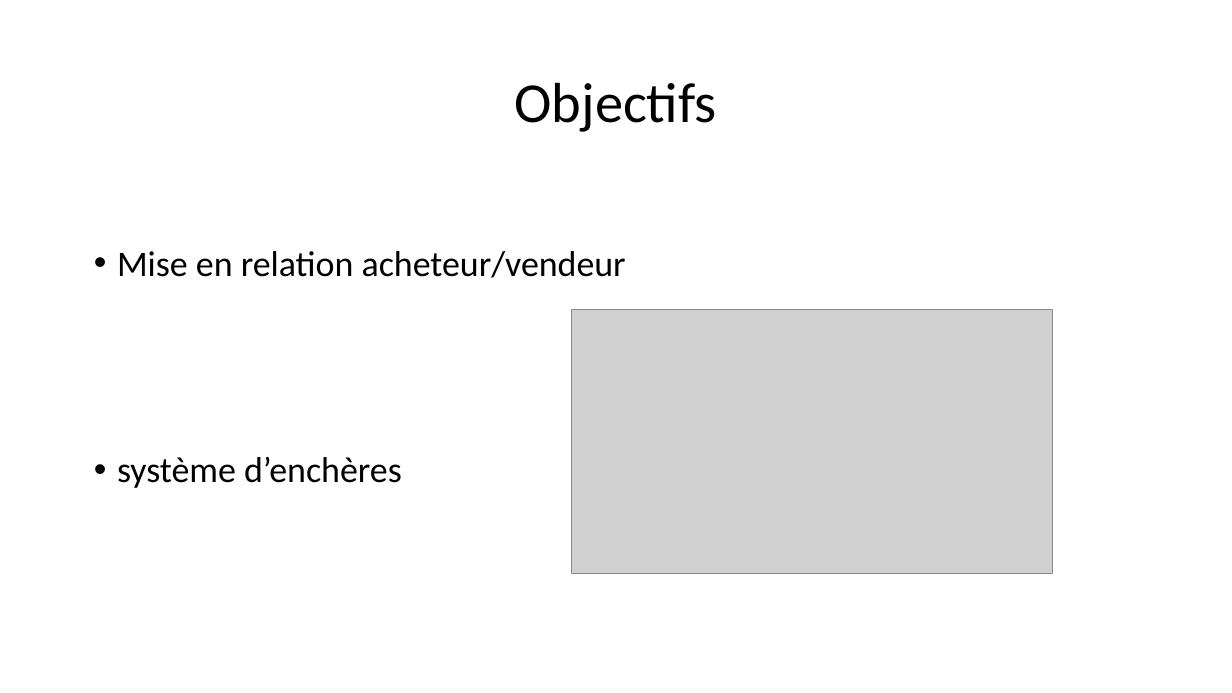
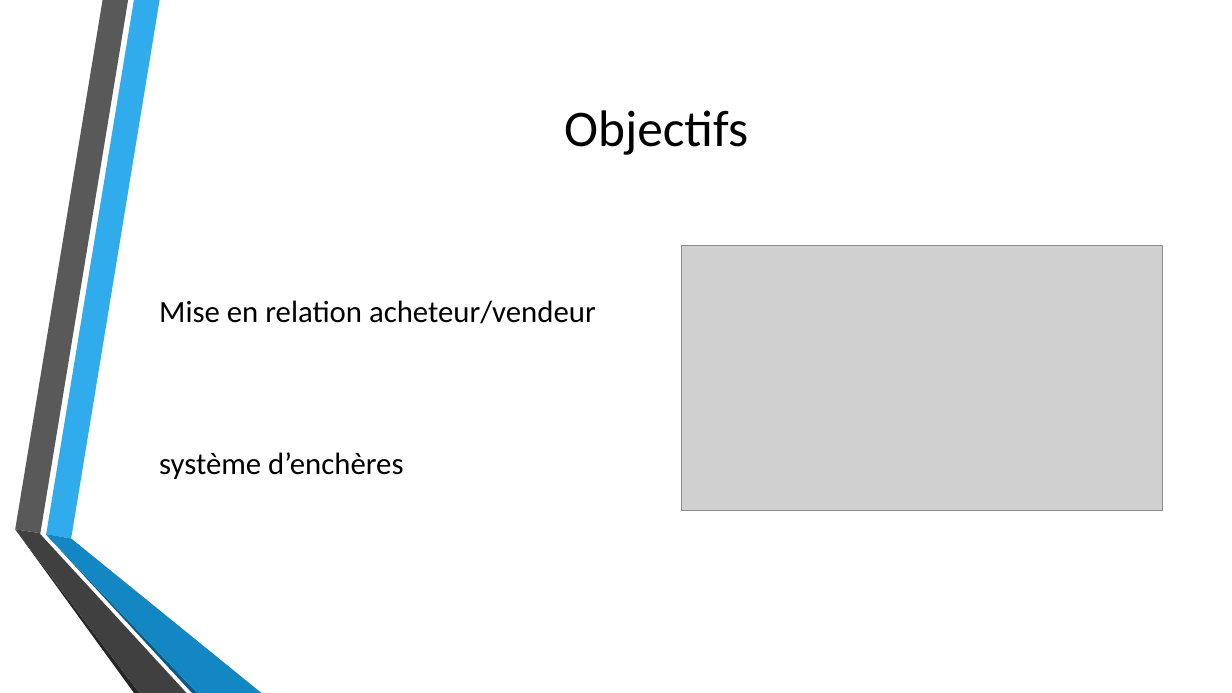
Before and after one commit to Thibaut-Comte/projetIT, a slide deck: slide 6 of PrésentationBourseEchangeSCPI.pptx. Drawn at 1232x693 pixels with LibreOffice and Linux fonts; fonts in the diff are those of the drawing; grey boxes stand for pictures; background and template pictures are left out. Boxes give left, top, right and bottom in pixels: in the first picture for what was removed or moved away, otherwise in the second. Text is boxed around its words. In the diff, an @@ line names an element or a change of style, - is before the commit and + after.

```diff
--- a/PrésentationBourseEchangeSCPI.pptx
+++ b/PrésentationBourseEchangeSCPI.pptx
@@ text "Objectifs": place and size @@
-text "Objectifs" at [515,82,717,132]
+text "Objectifs" at [564,110,748,155]
@@ text "Objectifs" at [564,110,748,155]: size 44 to 40 pt; line spacing 0.9 to 1 @@
@@ text "Mise en relation acheteur/vendeur": place and size @@
-text "Mise en relation acheteur/vendeur" at [117,251,626,488]
+text "Mise en relation acheteur/vendeur" at [159,300,596,479]
@@ text "Mise en relation acheteur/vendeur" at [159,300,596,479]: size 28 to 24 pt; bullet • to none; line spacing 0.9 to 1; vertical alignment top to middle @@
@@ picture: place and size @@
-picture at [571,310,1053,574]
+picture at [681,246,1163,510]
@@ group added at [15,0,262,693]: 6 freeform shapes @@
```
Also in this commit, not shown: 19 other slides changed.
